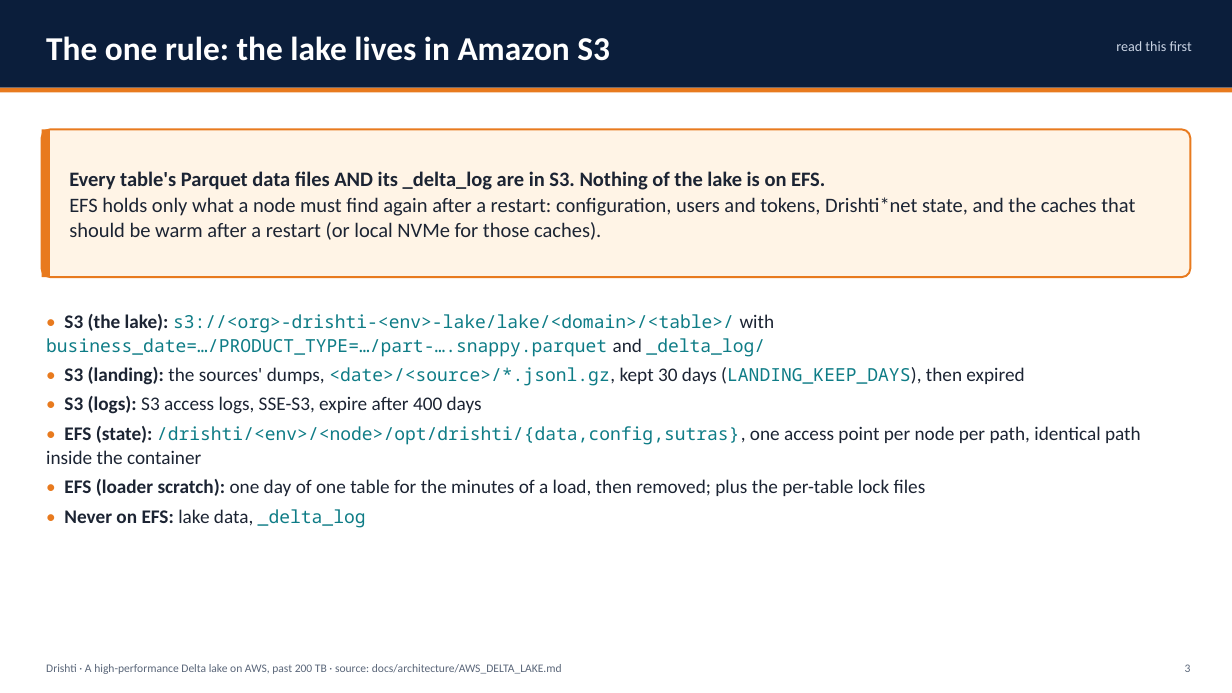
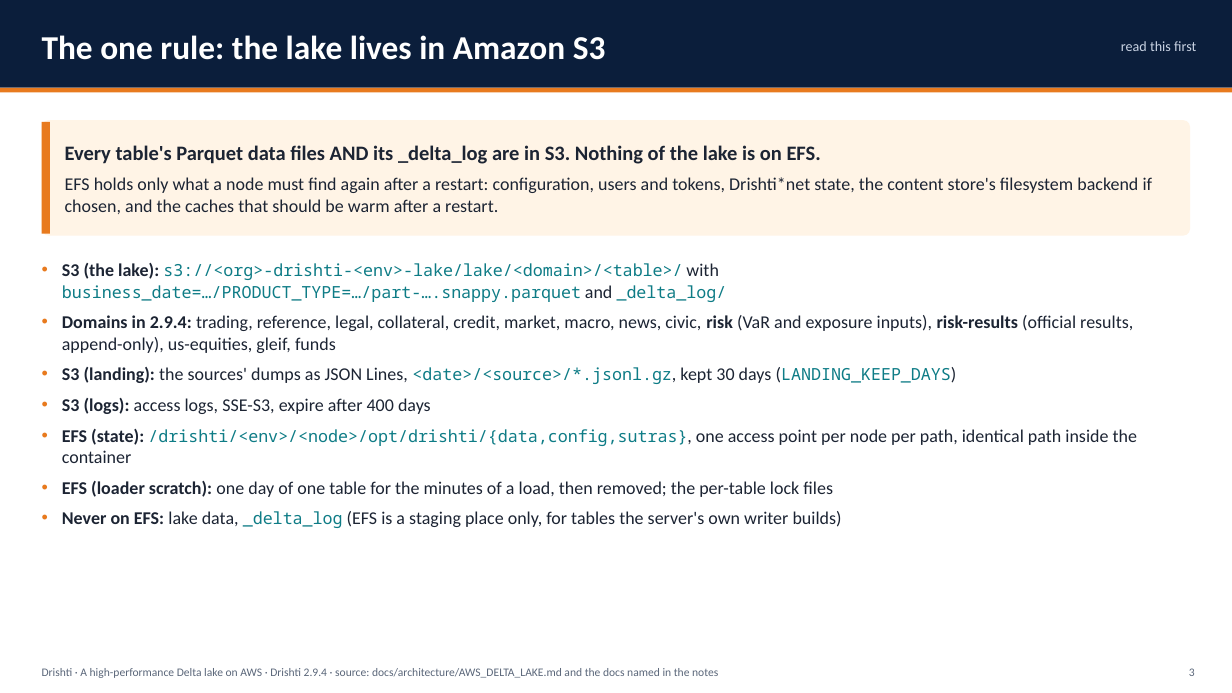
Before and after one commit to ajsinha/drishti, a slide deck: slide 3 of docs/publications/Drishti-AWS-Delta-Lake.pptx. Drawn at 1232x693 pixels with LibreOffice and Linux fonts; fonts in the diff are those of the drawing. Boxes give left, top, right and bottom in pixels: in the first picture for what was removed or moved away, otherwise in the second. Text is boxed around its words. In the diff, an @@ line names an element or a change of style, - is before the commit and + after.

Commit message:
The Design and Evidence deck (72 slides, was 48) and the AWS Delta Lake deck (103 slides, was 72) rewritten for 2.9.4: what 2.6.5 to 2.9.4 added, the evidence recounted (4,761 Java tests, the drill, benchmarks), the risk lake, JSON Lines, S3, bank scale, Delta or Iceberg above storage, each item built, designed or proposed; PDFs beside them

```diff
--- a/docs/publications/Drishti-AWS-Delta-Lake.pptx
+++ b/docs/publications/Drishti-AWS-Delta-Lake.pptx
@@ text "The one rule: the lake ..." at [42, 35, 606, 60]: line spacing 1.05 to 1; more space between paragraphs @@
@@ text "read this first" at [1121, 41, 1196, 51]: line spacing 1.05 to 1; more space between paragraphs @@
@@ rectangle: place and size @@
-rectangle at [42, 129, 50, 277]
+rectangle at [42, 122, 50, 234]
@@ rounded rectangle: place and size @@
-rounded rectangle at [42, 129, 1190, 277]
+rounded rectangle at [42, 120, 1190, 236]
@@ rounded rectangle at [42, 120, 1190, 236]: outline #E87A1E 1.5 pt to none @@
@@ text at [65, 145, 821, 164]: line spacing 1.05 to 1; more space between paragraphs @@
@@ text "Every table's Parquet data files ...": place and size @@
-text "Every table's Parquet data files ..." at [69, 171, 1135, 240]
+text "Every table's Parquet data files ..." at [65, 145, 1153, 214]
@@ text at [65, 177, 1153, 214]: text changed; size 16 to 14 pt @@
-EFS holds only what a node must find again after a restart: configuration, users and tokens, Drishti*net state, and the caches that should be warm after a restart (or local NVMe for those caches).
+EFS holds only what a node must find again after a restart: configuration, users and tokens, Drishti*net state, the content store's filesystem backend if chosen, and the caches that should be warm after a restart.
@@ text at [62, 263, 1137, 528]: text changed; size 15 to 14 pt @@
-• S3 (the lake): s3://<org>-drishti-<env>-lake/lake/<domain>/<table>/ with business_date=…/PRODUCT_TYPE=…/part-….snappy.parquet and _delta_log/
-• S3 (landing): the sources' dumps, <date>/<source>/*.jsonl.gz, kept 30 days (LANDING_KEEP_DAYS), then expired
-• S3 (logs): S3 access logs, SSE-S3, expire after 400 days
-• EFS (state): /drishti/<env>/<node>/opt/drishti/{data,config,sutras}, one access point per node per path, identical path inside the container
-• EFS (loader scratch): one day of one table for the minutes of a load, then removed; plus the per-table lock files
-• Never on EFS: lake data, _delta_log
+• S3 (the lake): s3://<org>-drishti-<env>-lake/lake/<domain>/<table>/ with business_date=…/PRODUCT_TYPE=…/part-….snappy.parquet and _delta_log/
+• Domains in 2.9.4: trading, reference, legal, collateral, credit, market, macro, news, civic, risk (VaR and exposure inputs), risk-results (official results, append-only), us-equities, gleif, funds
+• S3 (landing): the sources' dumps as JSON Lines, <date>/<source>/*.jsonl.gz, kept 30 days (LANDING_KEEP_DAYS)
+• S3 (logs): access logs, SSE-S3, expire after 400 days
+• EFS (state): /drishti/<env>/<node>/opt/drishti/{data,config,sutras}, one access point per node per path, identical path inside the container
+• EFS (loader scratch): one day of one table for the minutes of a load, then removed; the per-table lock files
+• Never on EFS: lake data, _delta_log (EFS is a staging place only, for tables the server's own writer builds)
@@ text "Drishti · A high-performance Delta ..." at [42, 668, 718, 678]: vertical alignment top to middle @@
@@ text "3" at [1189, 668, 1195, 676]: line spacing 1.05 to 1; more space between paragraphs; vertical alignment top to middle @@
@@ text at [42, 668, 718, 678]: text changed @@
-Drishti · A high-performance Delta lake on AWS, past 200 TB · source: docs/architecture/AWS_DELTA_LAKE.md
+Drishti · A high-performance Delta lake on AWS · Drishti 2.9.4 · source: docs/architecture/AWS_DELTA_LAKE.md and the docs named in the notes
```
Also in this commit, not shown: 67 other slides changed, 35 slides added, 4 slides removed, 3 other files.
